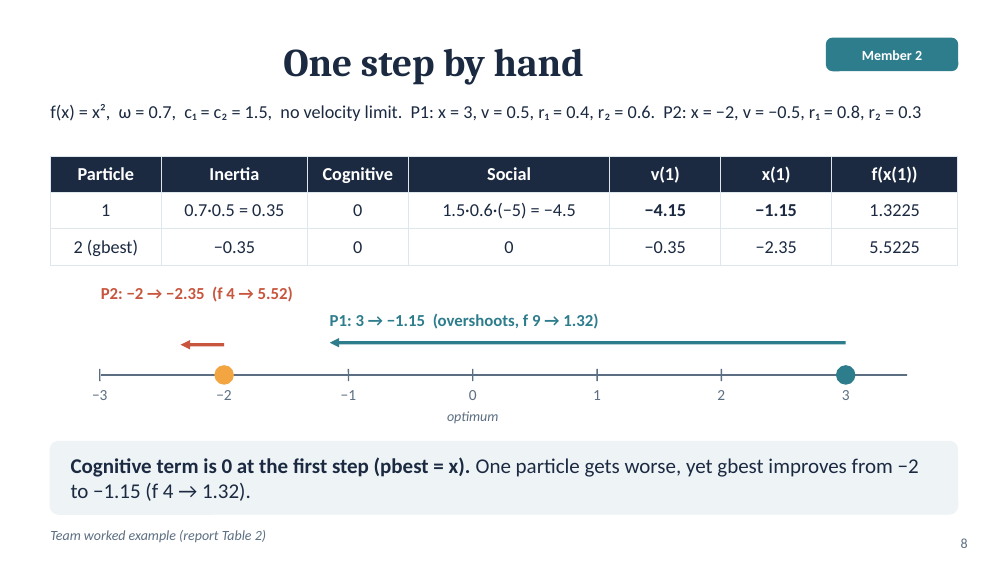
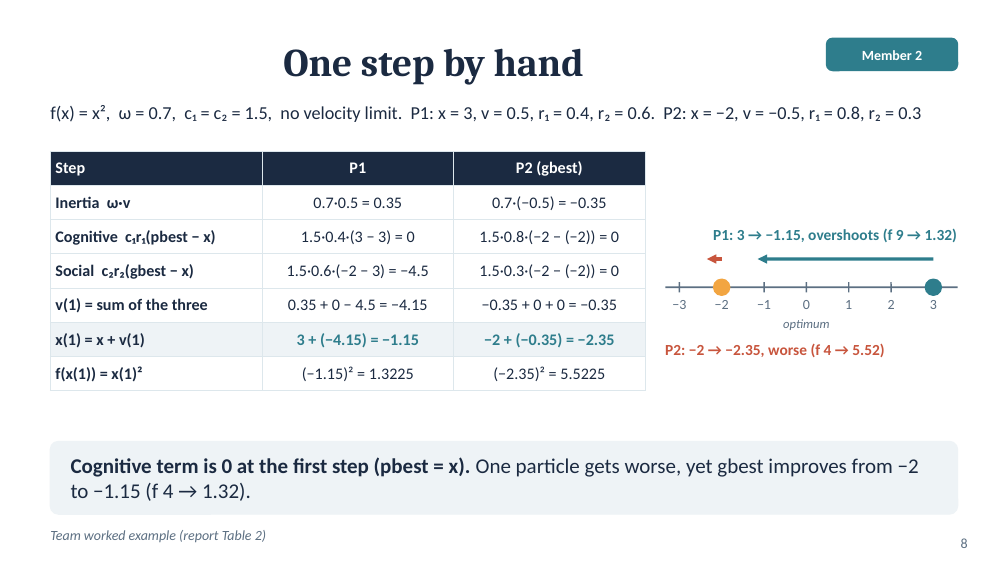
Before and after one commit to huynhhuuphucminh/Seminar-AI, a slide deck: slide 8 of slides/Slide_Seminar_PSO.pptx. Drawn at 1008x567 pixels with LibreOffice and Linux fonts; fonts in the diff are those of the drawing. Boxes give left, top, right and bottom in pixels: in the first picture for what was removed or moved away, otherwise in the second. Text is boxed around its words. In the diff, an @@ line names an element or a change of style, - is before the commit and + after.

```diff
--- a/slides/Slide_Seminar_PSO.pptx
+++ b/slides/Slide_Seminar_PSO.pptx
@@ table at (50, 151, 645, 386) @@
-Particle | Inertia | Cognitive | Social | v(1) | x(1) | f(x(1))
-1 | 0.7·0.5 = 0.35 | 0 | 1.5·0.6·(−5) = −4.5 | −4.15 | −1.15 | 1.3225
-2 (gbest) | −0.35 | 0 | 0 | −0.35 | −2.35 | 5.5225
+Step | P1 | P2 (gbest)
+Inertia ω·v | 0.7·0.5 = 0.35 | 0.7·(−0.5) = −0.35
+Cognitive c₁r₁(pbest − x) | 1.5·0.4·(3 − 3) = 0 | 1.5·0.8·(−2 − (−2)) = 0
+Social c₂r₂(gbest − x) | 1.5·0.6·(−2 − 3) = −4.5 | 1.5·0.3·(−2 − (−2)) = 0
+v(1) = sum of the three | 0.35 + 0 − 4.5 = −4.15 | −0.35 + 0 + 0 = −0.35
+x(1) = x + v(1) | 3 + (−4.15) = −1.15 | −2 + (−0.35) = −2.35
+f(x(1)) = x(1)² | (−1.15)² = 1.3225 | (−2.35)² = 5.5225
@@ table: place and size @@
-table at (50, 156, 958, 260)
+table at (50, 151, 645, 386)
@@ text at (713, 228, 957, 242): text changed; size 12 to 11 pt @@
-P1: 3 → −1.15 (overshoots, f 9 → 1.32)
+P1: 3 → −1.15, overshoots (f 9 → 1.32)
@@ arrow moved from (180, 345) - (224, 345) to (707, 259) - (722, 259) @@
@@ arrow moved from (330, 343) - (846, 343) to (758, 259) - (933, 259) @@
@@ text "−3": place and size @@
-text "−3" at (92, 390, 107, 400)
+text "−3" at (672, 300, 686, 309)
@@ line moved from (101, 375) - (907, 375) to (665, 287) - (958, 287) @@
@@ line moved from (100, 369) - (100, 381) to (679, 282) - (679, 292) @@
@@ text "−2": place and size @@
-text "−2" at (216, 390, 231, 400)
+text "−2" at (715, 300, 729, 309)
@@ ellipse: place and size @@
-ellipse at (215, 366, 233, 384)
+ellipse at (714, 279, 730, 295)
@@ line moved from (224, 369) - (224, 381) to (722, 282) - (722, 292) @@
@@ text "−1": place and size @@
-text "−1" at (341, 390, 356, 400)
+text "−1" at (757, 300, 771, 309)
@@ line moved from (349, 369) - (349, 381) to (764, 282) - (764, 292) @@
@@ text "0": place and size @@
-text "0" at (469, 390, 477, 400)
+text "0" at (803, 300, 810, 309)
@@ line moved from (473, 369) - (473, 381) to (806, 282) - (806, 292) @@
@@ text "1": place and size @@
-text "1" at (593, 390, 601, 400)
+text "1" at (845, 300, 852, 309)
@@ line moved from (597, 369) - (597, 381) to (849, 282) - (849, 292) @@
@@ size 11 to 10 pt in 7 elements at (930, 300, 937, 309), (672, 300, 686, 309), (715, 300, 729, 309), (757, 300, 771, 309), (803, 300, 810, 309), (845, 300, 852, 309), (888, 300, 895, 309) @@
@@ text "2": place and size @@
-text "2" at (717, 390, 725, 400)
+text "2" at (888, 300, 895, 309)
@@ line moved from (722, 369) - (722, 381) to (891, 282) - (891, 292) @@
@@ text "3": place and size @@
-text "3" at (842, 390, 850, 400)
+text "3" at (930, 300, 937, 309)
@@ ellipse: place and size @@
-ellipse at (837, 366, 855, 384)
+ellipse at (925, 279, 941, 295)
@@ line moved from (846, 369) - (846, 381) to (933, 282) - (933, 292) @@
@@ text "optimum": place and size @@
-text "optimum" at (447, 411, 498, 423)
+text "optimum" at (783, 319, 829, 330)
@@ text "optimum" at (783, 319, 829, 330): size 10 to 9 pt @@
@@ text at (665, 344, 884, 357): text changed; size 12 to 11 pt @@
-P2: −2 → −2.35 (f 4 → 5.52)
+P2: −2 → −2.35, worse (f 4 → 5.52)
```
Also in this commit, not shown: 3 other files.
